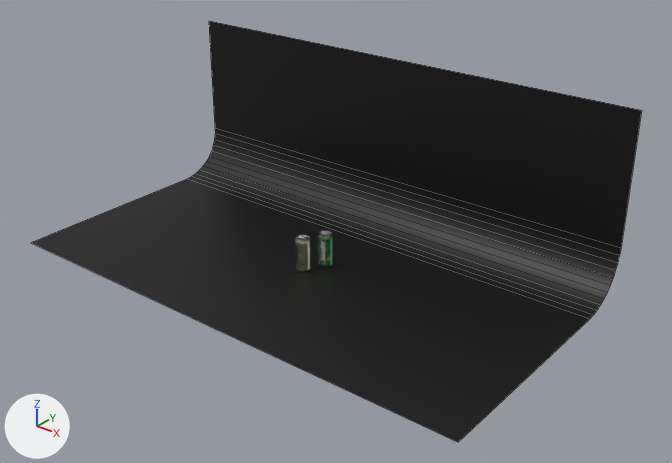
One commit to the Blender file Dias/Zhalgastyr.blend: the scene before it, then after it.
Before and after are seen from a camera (50 mm lens) standing at (68.8, -80.5, 57.0) and looking at (3.7, 0.8, 6.5). Lighting does not change. The marker at lower left points along +X, +Y and +Z. Mesh edges are drawn as thin lines on the coarser meshes.

The first picture shows 'CAN green.001', 'Plane.001'.
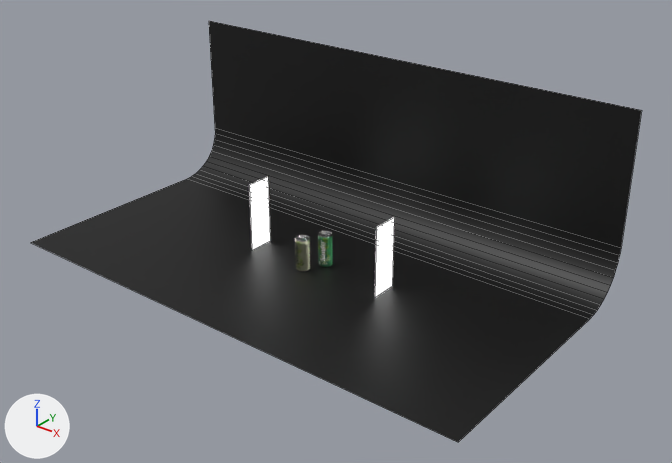
The change, as a list of edits to the scene's bpy script:
```text
Change ob_plane_002:
    remove ob_plane_002.hide_set(True)  # its collection is switched off
Change ob_plane_003:
    remove ob_plane_003.hide_set(True)  # its collection is switched off
```

What differs and where, as boxes [x1, y1, x2, y2] in the pictures (672 x 463 px):
'Plane.003', shown
    after: [249, 177, 270, 250]
'Plane.002', shown
    after: [375, 218, 394, 297]
